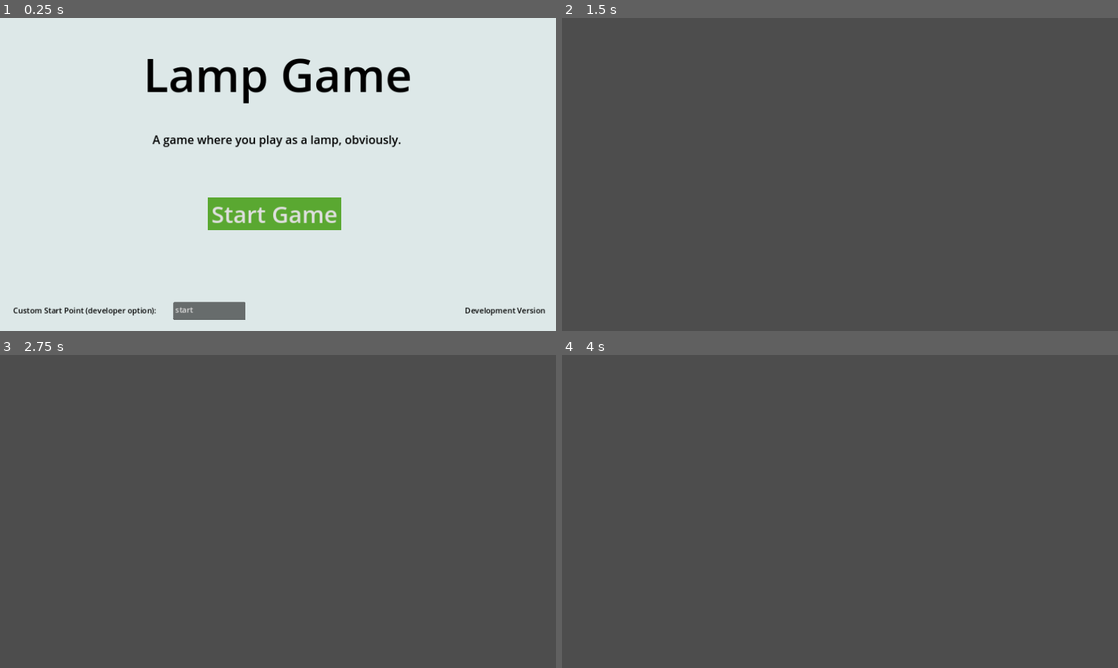
Above: before the commit, frames 1-4 (two rows, left to right).
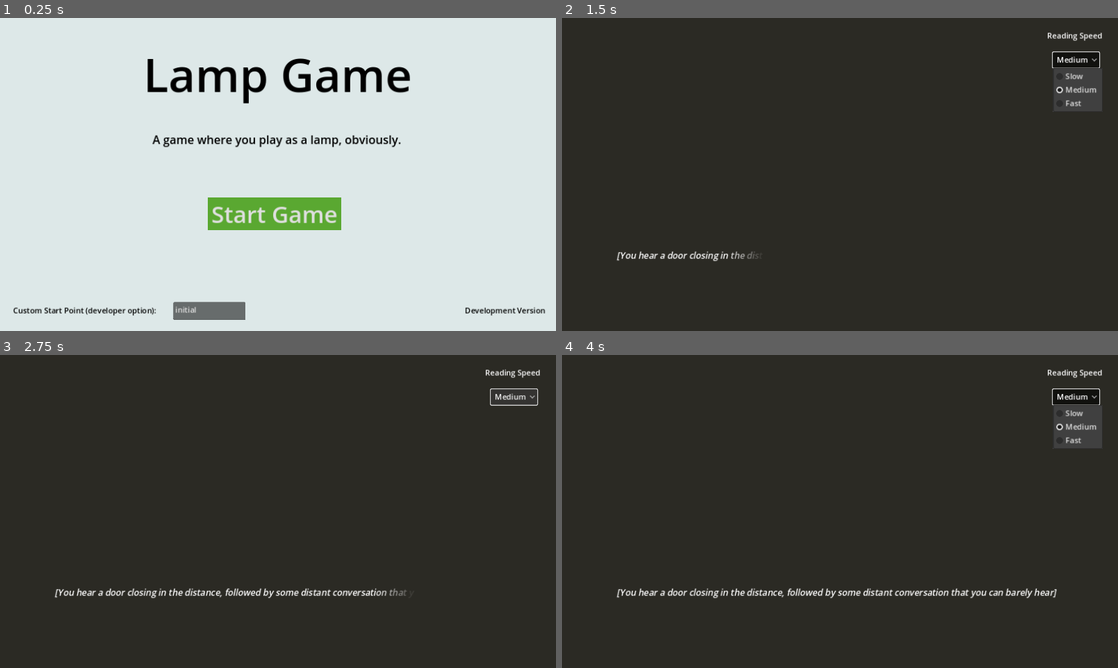
Above: after the commit, the same moments.

Repository: smileyface12349/lamp-game
Game: Godot game, scene res://menu.tscn
Same seed, same stepped clock (60 frames per second), same inputs: the game is played once before the commit and once after it.
Inputs (mouse positions are in pixels of both pictures, inside the frame that each line leads up to):
- Up to frame 1 (0.25 s): no input
- Up to frame 2 (1.5 s): click "Start Game" at 0.5 s; click (1073, 58) at 1.25 s, where only the run after the commit has a clickable "Medium"
- Up to frame 3 (2.75 s): click (511, 395) at 2 s, where only the run after the commit has a clickable "Medium"
- Up to frame 4 (4 s): click (1073, 395) at 2.75 s, where only the run after the commit has a clickable "Medium"; tap Space (toggle_lamp) at 3.6 s

The runs differ from the first frame. In frame 1, less than 0.1% of the frame differs, in the area x 31-36%, y 92-95%; in frame 2, 99%; in frame 3, 100%, in the area x 0-100%, y 0-100%; in frame 4, 99%.

Commit message:
More words

Diff:
--- a/Dialogue/all_dialogue.gd
+++ b/Dialogue/all_dialogue.gd
@@ -20,7 +20,7 @@
 		Line.new(Colin.new(), "But first, who wants a cuppa?"),
 		Line.new(Laurie.new(), "Uh, yeah, coffee, please."),
 		Line.new(Edmund.new(), "Bit late for coffee..."),
-		Line.new(Wendy.new(), "We'll both have tea please! Decaf for him."),
+		Line.new(Wendy.new(), "We'll both have tea please! He'll have decaf."),
 		Line.new(Colin.new(), "Ok, 2 teas and a coffee! Make yourselves comfortable in the living room."),
 		Line.new(NoCharacter.new(), "[You hear footsteps getting louder and then a door closing]")
 	], ActionOff.new("initial_2", "on_outside")),
@@ -28,7 +28,7 @@
 		Line.new(Wendy.new(), "Blimey it's dark in 'ere! Hey! Where's the old lamp gone?"),
 		Line.new(Wendy.new(), "He's really changed the bloody lamp in the past two weeks?"),
 		Line.new(NoCharacter.new(), "", 1.0)
-	], ActionOff.new("initial_3", "sensor_on")),
+	], ActionOff.new("initial_3", "sensor")),
 	"initial_3": LongDialogue.new([
 		Line.new(Edmund.new(), "Doesn't even have a switch! What kind of idiot would make a lamp without a switch?"),
 		Line.new(Laurie.new(), "Maybe it's a smart lamp?"),
@@ -105,13 +105,129 @@
 		# TODO: Continue this, using the fact that Laurie struggles with depression, and the impact of technology on this. Talk about social media bans and stuff.
 	], ActionOff.new("smart_discussion", "random_on")),
 
+	# CHANGE_BULB: The discussion is interrupted by Colin's return
+	"change_bulb": LongDialogue.new([
+		Line.new(NoCharacter.new(), "[You hear the door open and close. You know what this means. You've never felt this before. What if it hurts? Hopefully they'll switch you off at the plug so you won't have to feel anything...]"),
+		Line.new(Colin.new(), "Got one! Let's give this a go then."),
+		Line.new(Wendy.new(), "Are you not going to switch it off?"),
+		Line.new(Colin.new(), "Nah, it'll be fine."),
+	], ActionOff.new("change_bulb_2", "colin_on")),
+	"change_bulb_2": LongDialogue.new([
+		Line.new(NoCharacter.new(), "[You feel someone grasp your bulb, and it's rather arousing. As it squeezes you feel an immense rush of pleasure before some slight pain as it starts to twist.]"),
+		Line.new(NoCharacter.new(), "[The more it twists, the more it hurts. You are literally having one of your body parts gouged out of you.]"),
+		Line.new(NoCharacter.new(), "[And suddenly, it's out. The pain stops, but it still feels very sore, as you feel the air touching your exposed wound.]"),
+		Line.new(NoCharacter.new(), "[After what feels like ages, you feel a prod as a new metal object begins to screw back in.]"),
+		Line.new(NoCharacter.new(), "[It's really sore, so this is even more painful than the last time.]"),
+		Line.new(NoCharacter.new(), "[You are in a state of agony. How much longer will this last?]"),
+		Line.new(NoCharacter.new(), "[Finally, it's over. The pain reduces, but it'll remain sore for a while. The bruises from earlier are nothing compared to this.]"),
+	], ActionForceState.new("change_bulb_worked", "change_bulb_3", false)),
+	"change_bulb_3": LongDialogue.new([
+		Line.new(Colin.new(), "All done!"),
+		Line.new(Colin.new(), "Lamp on!", 3.0),
+		Line.new(Wendy.new(), "Hellooooo Mr Lamp!", 2.0),
+		Line.new(Edmund.new(), "Or Mrs Lamp..."),
+		Line.new(Laurie.new(), "Or Miss Lamp..."),
+		Line.new(Edmund.new(), "Nobody cares, Laurie."),
+		Line.new(Colin.new(), "Ok, everything must be working then."),
+		Line.new(Colin.new(), "I think the lamp is just deliberately disobeying us."),
+		Line.new(Edmund.new(), "\"Deliberately disobeying us\"? It's a lamp for god's sake."),
+	], ActionOff.new("refuse_moral_1", "change_bulb_worked")),
+
 	# ON_OUTSIDE: The player switches the lamp on before the characters enter the room. (maybe only do this when they enter the room?)
+	"on_outside": LongDialogue.new([
+		Line.new(Laurie.new(), "Huh, the living room lamp just turned on."),
+		Line.new(Colin.new(), "That'll be my new lamp! It can be a bit weird sometimes."),
+		Line.new(Laurie.new(), "Cool!"),
+		Line.new(NoCharacter.new(), "[You hear someone rushing towards you, and then the door opening.]"),
+		Line.new(Edmund.new(), "Bit keen isn't he..."),
+		Line.new(Wendy.new(), "Adorable, isn't he?"),
+		Line.new(Edmund.new(), "[Scoffs] Like a 10-year old child."),
+		Line.new(Colin.new(), "You two aren't having kids then, eh?"),
+		Line.new(Edmund.new(), "No, there's too many people already. More births is just more suffering."),
+		Line.new(Edmund.new(), "How is having kids going to help me?"),
+		Line.new(Edmund.new(), "And they'll just be plunged into the same meaningless existence as the rest of us."),
+		Line.new(Colin.new(), "I'm sorry you feel that way about life."),
+		Line.new(Colin.new(), "Anyway, shall we pick this up later?"),
+		Line.new(Colin.new(), "Go and join Laurie in the living room and I'll go and make the drinks."),
+		Line.new(NoCharacter.new(), "[You hear footsteps getting louder and then a door closing]"),
+		Line.new(Laurie.new(), "I can't seem to figure out how it works. Maybe it detects when we enter the house?"),
+		Line.new(Wendy.new(), "Maybe there's a sensor on the way into the house?"),
+		Line.new(Edmund.new(), "Who cares, the lamp is on.")
+	], ActionOn.new("normal_conversation", "on_off")),
+
+	# ON_OFF: The player switches the lamp off after previously switching it off
+	"on_off": LongDialogue.new([
+		Line.new(Laurie.new(), "Aaand off."),
+		Line.new(Laurie.new(), "Maybe it's broken"),
+		Line.new(Edmund.new(), "Let's have a look."),
+	], ActionOff.new("initial_3", "on_off_on")),
+
+	# ON_OFF_ON: And back on again...
+	"on_off_on": LongDialogue.new([
+		Line.new(Laurie.new(), "And back on again. I think it's just broken."),
+		# Start to make theories about it being haunted / commenting on the pattern of the lamp.
+		# Ultimately, if the player doesn't behave then this path will have to be cut off by someone smashing the lamp.
+	], ActionOn.new("TODO", "TODO", false)),
 
 	# SENSOR: The player switches the lamp on as the characters walk in, and they assume it's a sensor.
+	"sensor": LongDialogue.new([
+		Line.new(Wendy.new(), "Oooh, I do love a sensor actived light."),
+		Line.new(Laurie.new(), "It's not that high-tech..."),
+		Line.new(Wendy.new(), "[As she sits down] Ahhhh.")
+	], ActionOn.new("normal_conversation", "on_off")),
+
+	# NORMAL_CONVERSATION: A normal conversation with the lamp on and Colin not in the room
+	"normal_conversation": LongDialogue.new([
+		Line.new(Wendy.new(), "So, how's it going Laurie?"),
+		Line.new(Laurie.new(), "Fine."),
+		Line.new(Wendy.new(), "Really?"),
+		Line.new(Laurie.new(), "No. You getting an even better job just reminds me how incompetent I am."),
+		Line.new(Wendy.new(), "You're not incompetent! Working in a café is a perfectly respectable job!"),
+		Line.new(Edmund.new(), "Bit of a waste of a computer science - [ouch]."),
+		Line.new(Wendy.new(), "Have you applied for any other jobs recently?"),
+		Line.new(Laurie.new(), "No, it's too difficult. I don't think I'm good enough for any of them."),
+		Line.new(Wendy.new(), "Of course you are! Give it a go! What's the worst that can happen?"),
+		Line.new(Edmund.new(), "You get rejected, and then get all depressed again?"),
+		Line.new(Wendy.new(), "No, you get rejected, and then you try again!"),
+		Line.new(Laurie.new(), "Edmund is right. If I apply, I might get rejected. If I don't, I can't get rejected. So I don't apply."),
+		Line.new(Laurie.new(), "And I don't want to do anything that might make my depression worse."),
+		Line.new(Wendy.new(), "You need to overcome this fear of failure and then you'll feel better when applying."),
+		Line.new(Wendy.new(), "Can you talk to a counsellor about this?"),
+		Line.new(Laurie.new(), "I don't want to talk to a stranger about how much of a failure I am."),
+		Line.new(Wendy.new(), "You're not a failure! Please Laurie, you'd really benefit from some counselling."),
+		Line.new(Laurie.new(), "I'll think about it."),
+		# TODO: Colin walks in here
+	], ActionOff.new("normal_conversation_2", "normal_conversation_3")),
+
+	# COLIN_ON: The lamp switches on when Colin enters the room, but not explicitly asked to.
+	"colin_on": LongDialogue.new([
+		Line.new(Laurie.new(), "Huh, does it only turn on for you?"),
+		Line.new(Colin.new(), "Hmmm, I guess so? Interesting."),
+	], ActionOn.new("testing", "on_off")),
+
+	# ON_OFF_WORKED: The lamp switches on when the characters switch it off and on again.
+	"on_off_worked": LongDialogue.new([
+		Line.new(Laurie.new(), "See! Switching it off and on again works!"),
+		Line.new(Wendy.new(), "Well done Laurie!"),
+	], ActionOn.new("testing", "on_off")),
 
 	# SWITCH_ON: The player switches the lamp on when asked.
 
-	# COLIN_ON: The lamp switches on when Colin enters the room, but not explicitly asked to
+	# TESTING: The player is tested to switch the lamp a few more times to confirm they are responding to the characters.
+	"testing": LongDialogue.new([
+		Line.new(Colin.new(), "This lamp is cooler than you think though!"),
+		Line.new(Colin.new(), "It responds to me when I talk to it!"),
+		Line.new(Edmund.new(), "Yeah, right."),
+		Line.new(Colin.new(), "Just you watch!"),
+	], ActionOn.new("testing_2", "on_off")),
+	"testing_2": Dialogue.new(Colin.new(), "Lamp, switch off!", ActionOn.new("TODO", "testing_3"), 3.0),
+	"testing_3": Dialogue.new(Colin.new(), "And on!", ActionOff.new("TODO", "testing_4"), 3.0),
+	"testing_4": LongDialogue.new([
+		Line.new(Colin.new(), "See! It works!"),
+		Line.new(Wendy.new(), "Wow!"),
+		Line.new(Laurie.new(), "Ok, it's a voice activated lamp. They've been around for ages."),
+		Line.new(Colin.new(), "It's cooler than that though..."),
+	], ActionOff.new("intelligence_test", "TODO")),
 
 	# REFUSE_MORAL: If the player keeps refusing to switch on, then Colin asks some really obvious moral questions to try and encourage it. If they switch, go to the real moral questions
 	"refuse_moral_1": Dialogue.new(Colin.new(), "Switch on if you think that murder is wrong", ActionOff.new("refuse_moral_2", "refuse_then_cooperate_1"), 3.0),
@@ -127,7 +243,7 @@
 	"refuse_moral_11": Dialogue.new(Edmund.new(), "So immature...", ActionOff.new("refuse_moral_11a", "refuse_then_cooperate_1")),
 	"refuse_moral_11a": Dialogue.new(Colin.new(), "Can lamps be smelly?", ActionOff.new("refuse_moral_11b", "refuse_then_cooperate_1")),
 	"refuse_moral_11b": Dialogue.new(Laurie.new(), "I'm sure you'd manage it if you were a lamp...", ActionOff.new("refuse_moral_11c", "refuse_then_cooperate_1")),
-	"refuse_moral_11c": Dialogue.new(Edmund.new(), "Come on guys...", ActionOff.new("refuse_moral_12", "refuse_then_cooperate_1")),
+	"refuse_moral_11c": Dialogue.new(Wendy.new(), "Come on guys...", ActionOff.new("refuse_moral_12", "refuse_then_cooperate_1")),
 	"refuse_moral_12": Dialogue.new(Wendy.new(), "Switch on if brexit was a stupid idea", ActionOff.new("refuse_moral_13", "refuse_then_cooperate_1"), 3.0),
 	"refuse_moral_13": Dialogue.new(Wendy.new(), "Ok well that settles it then, the lamp is broken!", ActionOff.new("refuse_moral_13a", "refuse_then_cooperate_1")),
 	"refuse_moral_13a": Dialogue.new(Edmund.new(), "As if that is more conclusive than the previous ones...", ActionOff.new("refuse_moral_14", "refuse_then_cooperate_1")),
@@ -136,6 +252,7 @@
 	"refuse_moral_16": Dialogue.new(Edmund.new(), "Colin, don't! It might start working again later!", ActionOff.new("refuse_moral_17", "refuse_then_cooperate_1"), 2.0),
 	"refuse_moral_17": Dialogue.new(Colin.new(), "TOO LATE!", ActionOff.new("refuse_moral_18", "refuse_then_cooperate_1")),
 	"refuse_moral_18": Dialogue.new(Colin.new(), "YOU WORTHLESS PIECE OF METAL AND GLASS!!!", ActionOff.new("broken_24_ending", "refuse_then_cooperate_1")),
+
 
 	# REFUSE_THEN_COOPERATE: If the player chooses to co-operate after this
 	"refuse_then_cooperate_1": Dialogue.new(Colin.new(), "Oh ok, it's working now!", ActionOn.new("refuse_then_cooperate_2", "refuse_cooperate_refuse_1"), 0.0, ["HIDE_CONTROLS"]),
@@ -251,7 +368,7 @@
 	"intelligence_test_5": Dialogue.new(Wendy.new(), "Oh come on, that's an unsolved problem!", ActionEither.new("intelligence_test_6", "intelligence_test_8")),
 	"intelligence_test_6": Dialogue.new(Edmund.new(), "I still think we should test its general knowledge over maths problems", ActionEither.new("intelligence_test_7", "TOintelligence_test_8DO")),
 	"intelligence_test_7": Dialogue.new(Laurie.new(), "Go on then, outsmart the lamp...", ActionEither.new("intelligence_test_8", "intelligence_test_8")),
-	"intelligence_test_8": Dialogue.new(Edmund.new(), "Switch if Henry VIII had 8 wives", ActionEither.new("intelligence_test_8_wrong", "intelligence_test_9")),
+	"intelligence_test_8": Dialogue.new(Edmund.new(), "Switch if Henry VIII had 6 wives", ActionEither.new("intelligence_test_8_wrong", "intelligence_test_9")),
 	"intelligence_test_8_wrong": Dialogue.new(Wendy.new(), "Wow, didn't think it would get that wrong!", ActionEither.new("intelligence_test_10", "intelligence_test_10")),
 	"intelligence_test_9": Dialogue.new(Wendy.new(), "Even I know that one!", ActionEither.new("intelligence_test_10", "intelligence_test_10")),
 	"intelligence_test_10": Dialogue.new(Edmund.new(), "Switch if the Hundred Years' War lasted 100 years", ActionEither.new("intelligence_test_10_correct_1", "intelligence_test_10_wrong", 3.0)),
@@ -271,6 +388,7 @@
 	"intelligence_test_refuse_2": Dialogue.new(Laurie.new(), "What if there isn't a wrong answer? Then it might cooperate...", ActionLinear.new("moral_questions_1")),
 
 	# MORAL_QUESTIONS_1: Trolley problem
+	# TODO: Respond to the opinions of the player, instead of the opinions of the characters
 	"moral_questions_1": Dialogue.new(Laurie.new(), "A trolley is going towards 5 people on a track. Switch if you would divert it to hit 1 person instead", ActionEither.new("moral_questions_1_stay_1", "moral_questions_1_switch_1")),
 	"moral_questions_1_switch_1": Dialogue.new(Laurie.new(), "A popular choice! I agree. Why kill 5 people when you can kill just 1 instead?", ActionEither.new("moral_questions_1_general_1", "moral_questions_1_interrupted")),
 	"moral_questions_1_stay_1": Dialogue.new(Laurie.new(), "Are you insane? You'd kill 5 people instead of 1?", ActionEither.new("moral_questions_1_stay_2", "moral_questions_1_interrupted")),
--- a/globals.gd
+++ b/globals.gd
@@ -1,4 +1,4 @@
 extends Node
 
-var start_point: String = "initial_0"
+var start_point: String = "initial"
 var path: Array[String] = [] # track the path the player took for testing purposes only
--- a/level_controller.gd
+++ b/level_controller.gd
@@ -74,13 +74,13 @@
 
 # Change the current piece of dialogue to a new id
 func change_state(id: String) -> void:
+	# Track the path (only for testing purposes)
+	Globals.path.append(id)
+
 	# If they've reached the end
 	if id not in AllDialogue.DIALOGUE:
 		get_tree().change_scene_to_file("res://game_over.tscn")
 		return
-
-	# Track the path (only for testing purposes)
-	Globals.path.append(id)
 
 	# Change the dialogue state
 	current = AllDialogue.DIALOGUE[id]
--- a/menu.tscn
+++ b/menu.tscn
@@ -83,8 +83,8 @@
 offset_top = 588.0
 offset_right = 509.0
 offset_bottom = 626.0
-text = "start"
-placeholder_text = "Default: start"
+text = "initial"
+placeholder_text = "Default: initial"
 
 [node name="CustomStartLabel" type="RichTextLabel" parent="Panel"]
 layout_mode = 0
